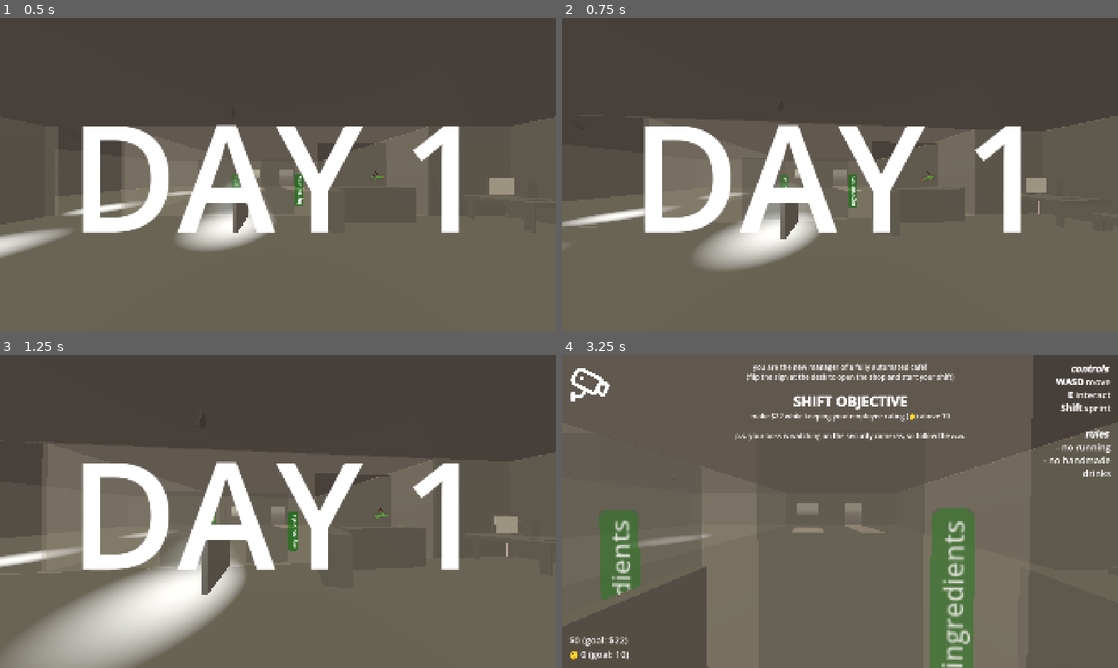
Above: before the commit, frames 1-4 (two rows, left to right).
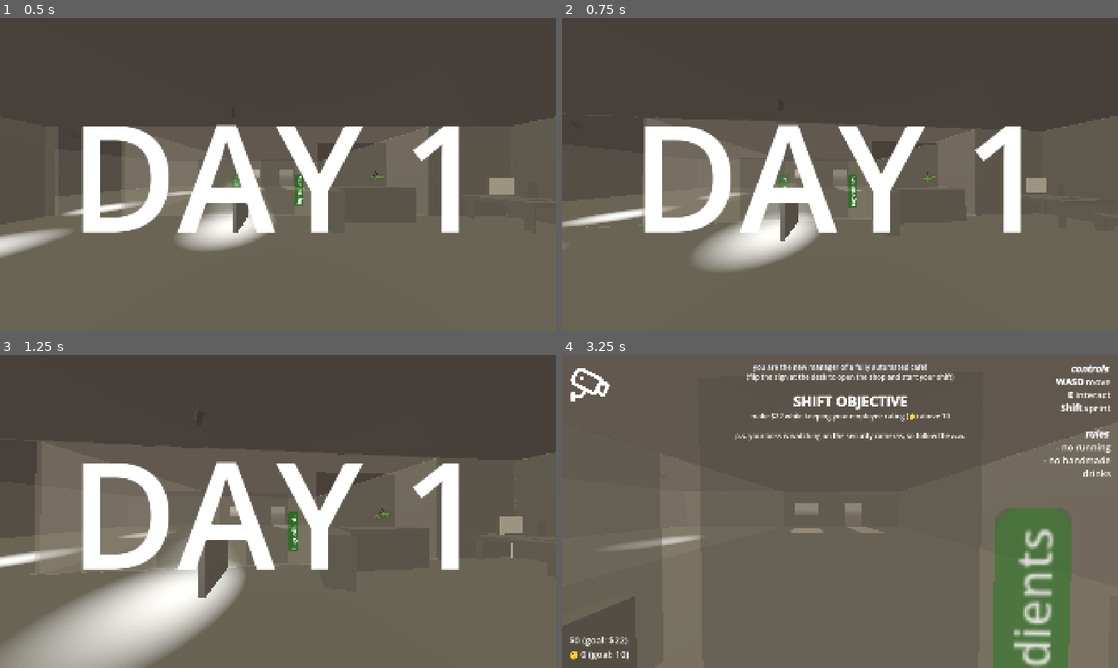
Above: after the commit, the same moments.

Repository: Sunday-Studio-Team/cafe
Game: Godot game, scene res://main.tscn
The game is run twice, just before and just after one commit, with the same random seed, the same clock (stepped at 60 frames per second) and the same inputs.
Inputs (mouse positions are in pixels of both pictures, inside the frame that each line leads up to):
- Up to frame 1 (0.5 s): no input
- Up to frame 2 (0.75 s): move the mouse to (867, 174) at 0.52 s; hold W (move_forward) from 0.53 s (still down); hold E (interact) from 0.53 s (still down)
- Up to frame 3 (1.25 s): keep holding W (move_forward); keep holding E (interact)
- Up to frame 4 (3.25 s): keep holding W (move_forward); move the mouse to (812, 511) at 1.27 s; release E (interact) at 1.28 s; tap Shift (sprint) at 1.35 s; move the mouse to (851, 505) at 2.02 s; tap I at 2.1 s; move the mouse to (834, 517) at 2.77 s; tap E (interact) at 2.85 s

Frame 1 is identical in both runs. In frame 2, 0.1% of the frame differs, in the area x 14-96%, y 32-72%; in frame 3, 1.0%; in frame 4, 20%, in the area x 6-100%, y 0-100%.

Commit message:
adjust walk speed (10% increase)

Diff:
--- a/godot/stats.gd
+++ b/godot/stats.gd
@@ -2,7 +2,7 @@
 ## the idea here is to refactor a lot of the game's logic so important stats
 ## can be easily read, edited, and updated from here
 
-const DEFAULT_MOVE_SPEED := 1.0
+const DEFAULT_MOVE_SPEED := 1.1
 const SPRINT_MOVE_SPEED := 5.0
 
 var chance_of_machine_breaking := 0.2
Not shown, changed: godot/todo.md
